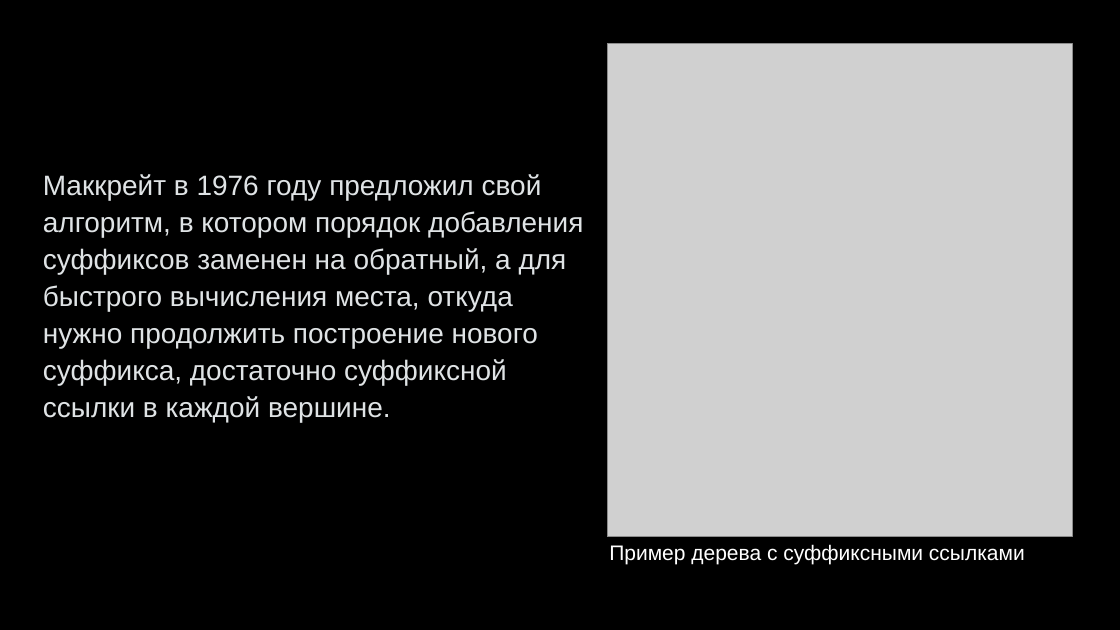
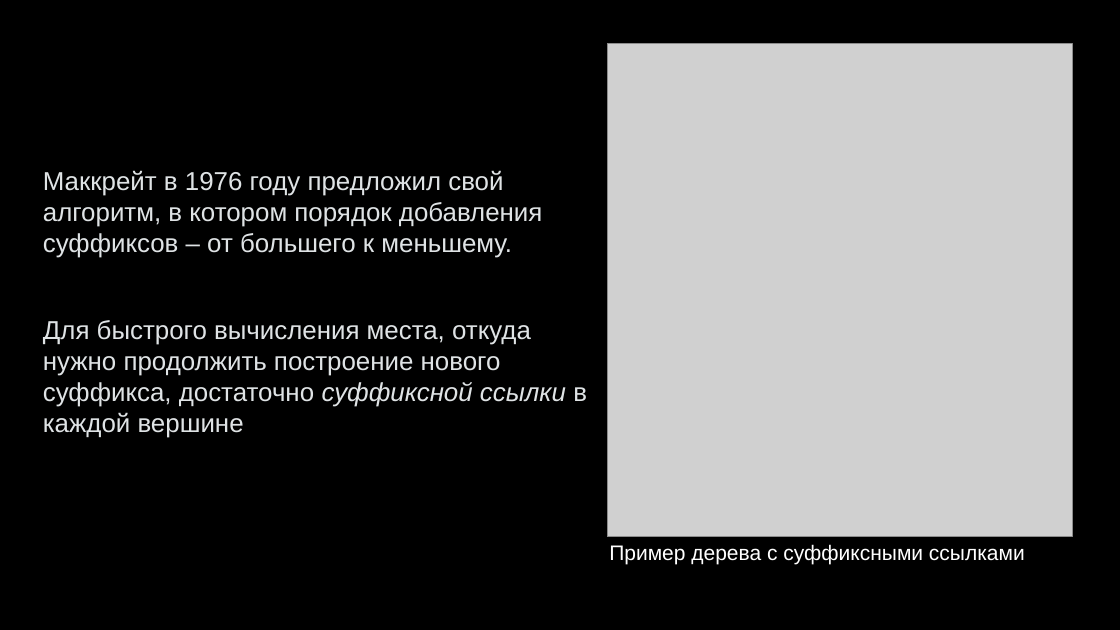
Before and after one commit to belkova-ea/McCreight-s-algo, a slide deck: slide 8 of Алгоритм МакКрейта.pptx (slide 7 before the commit). Drawn at 1120x630 pixels with LibreOffice and Linux fonts; fonts in the diff are those of the drawing; grey boxes stand for pictures; background and template pictures are left out. Boxes give left, top, right and bottom in pixels: in the first picture for what was removed or moved away, otherwise in the second. Text is boxed around its words. In the diff, an @@ line names an element or a change of style, - is before the commit and + after.

```diff
--- a/Алгоритм МакКрейта.pptx
+++ b/Алгоритм МакКрейта.pptx
@@ text at (43, 170, 587, 438): text changed; size 24 to 22.2 pt @@
-Маккрейт в 1976 году предложил свой алгоритм, в котором порядок добавления суффиксов заменен на обратный, а для быстрого вычисления места, откуда нужно продолжить построение нового суффикса, достаточно суффиксной ссылки в каждой вершине.
+Маккрейт в 1976 году предложил свой алгоритм, в котором порядок добавления суффиксов – от большего к меньшему.
+Для быстрого вычисления места, откуда нужно продолжить построение нового суффикса, достаточно суффиксной ссылки в каждой вершине
```
Also in this commit, not shown: 6 other slides changed, 1 slide added, 1 slide removed, 5 other files.
